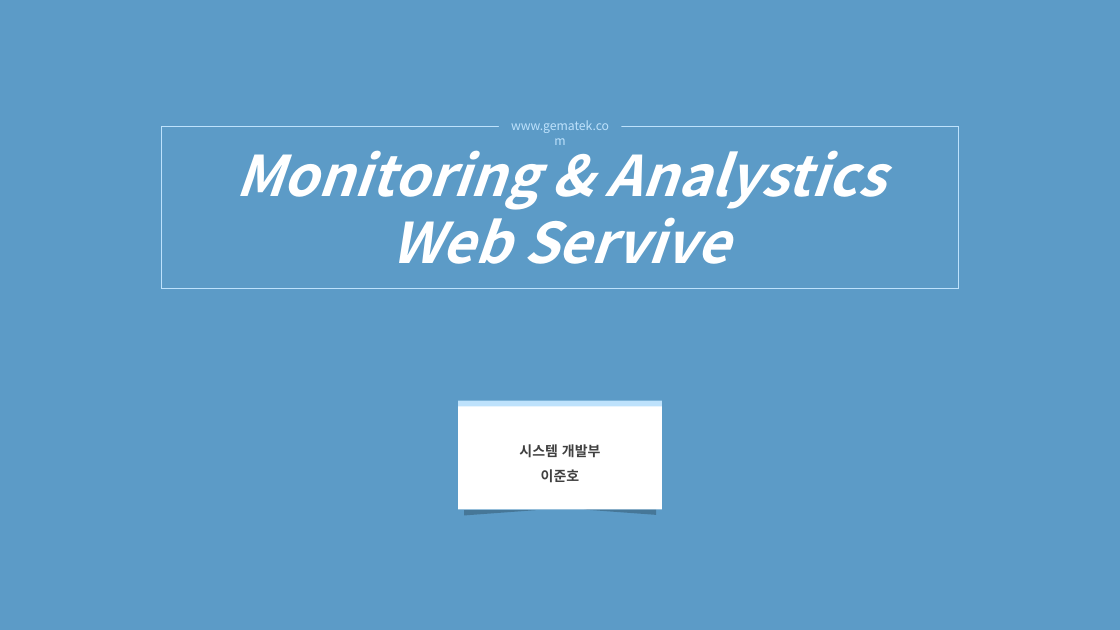
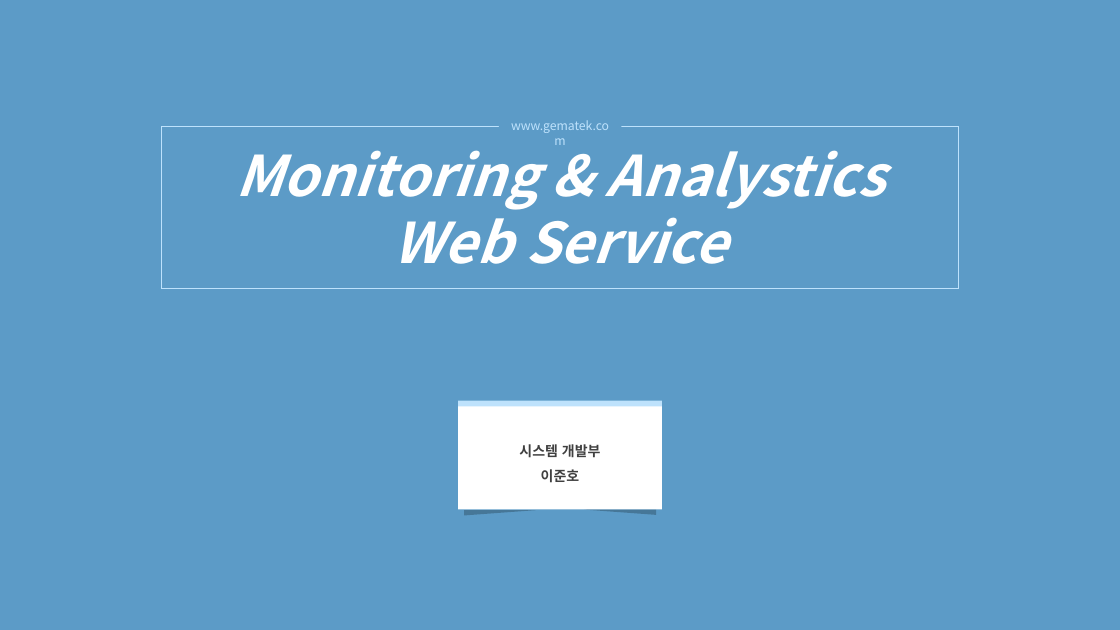
Before and after one commit to haomaru88/first_web, a slide deck: slide 1 of MonitoringWeb.pptx. Drawn at 1120x630 pixels with LibreOffice and Linux fonts; fonts in the diff are those of the drawing. Boxes give left, top, right and bottom in pixels: in the first picture for what was removed or moved away, otherwise in the second. Text is boxed around its words. In the diff, an @@ line names an element or a change of style, - is before the commit and + after.

```diff
--- a/MonitoringWeb.pptx
+++ b/MonitoringWeb.pptx
@@ text in rectangle at <box>235,150,885,264</box>: text changed @@
-Monitoring & Analystics Web Servive
+Monitoring & Analystics Web Service
```
Also in this commit, not shown: 1 slide added, 6 slides removed, 1 other file.
